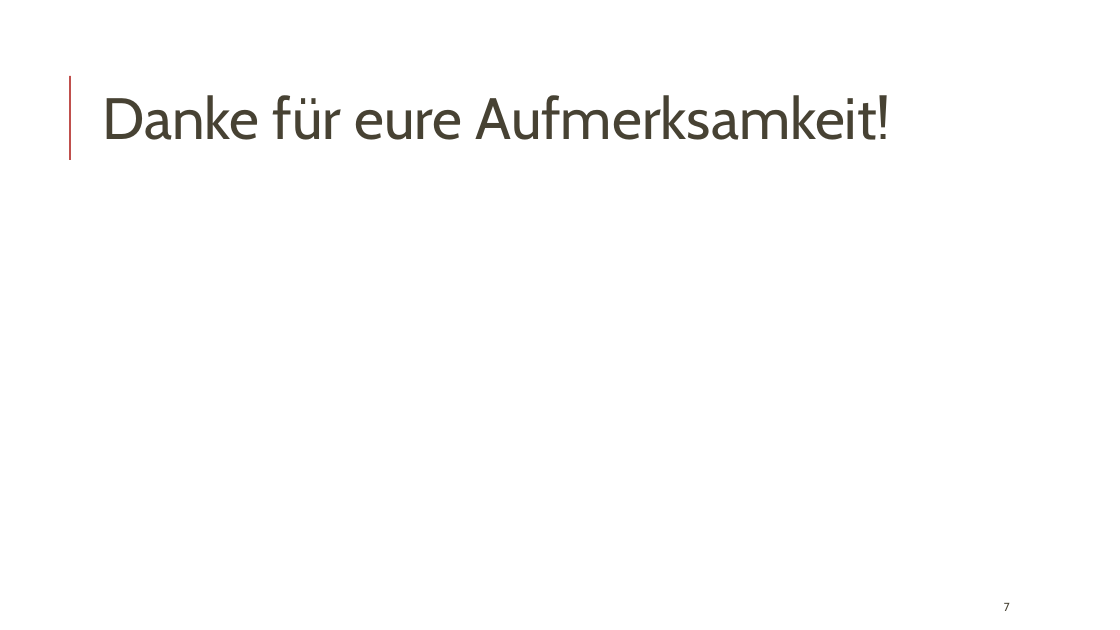
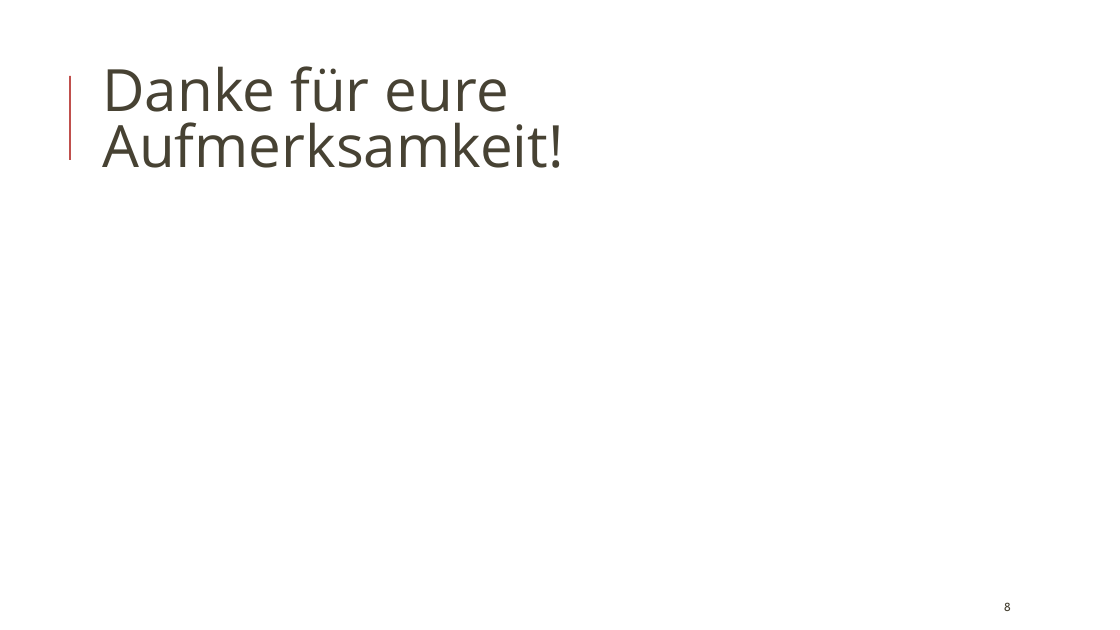
Before and after one commit to philipp-roscher/kpmi-15-2, a slide deck: slide 8 of ProofOfConcept-LOI.pptx (slide 7 before the commit). Drawn at 1120x630 pixels with LibreOffice and Linux fonts; fonts in the diff are those of the drawing. Boxes give left, top, right and bottom in pixels: in the first picture for what was removed or moved away, otherwise in the second. Text is boxed around its words. In the diff, an @@ line names an element or a change of style, - is before the commit and + after.

```diff
--- a/ProofOfConcept-LOI.pptx
+++ b/ProofOfConcept-LOI.pptx
@@ text "Danke für eure Aufmerksamkeit!" at (102,66,563,168): font Cabin to Open Sans @@
@@ page number at (1004,602,1011,611): text changed @@
-7
+8
```
Also in this commit, not shown: 6 other slides changed, 1 slide added, 2 other files.
